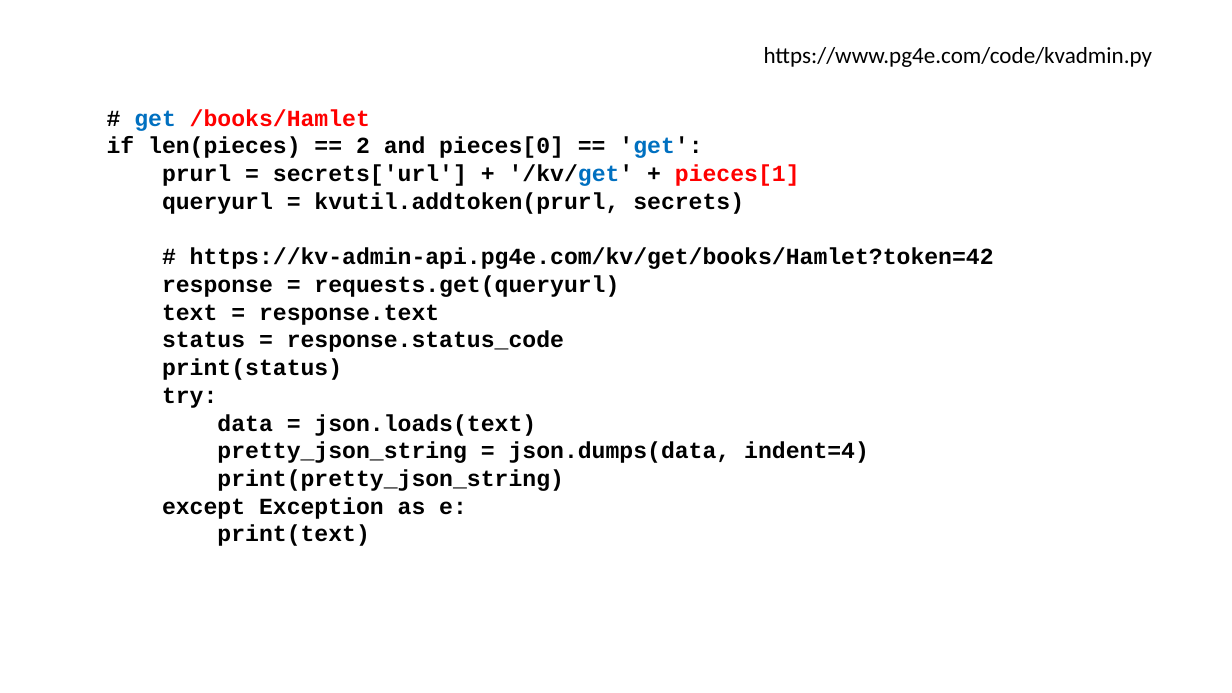
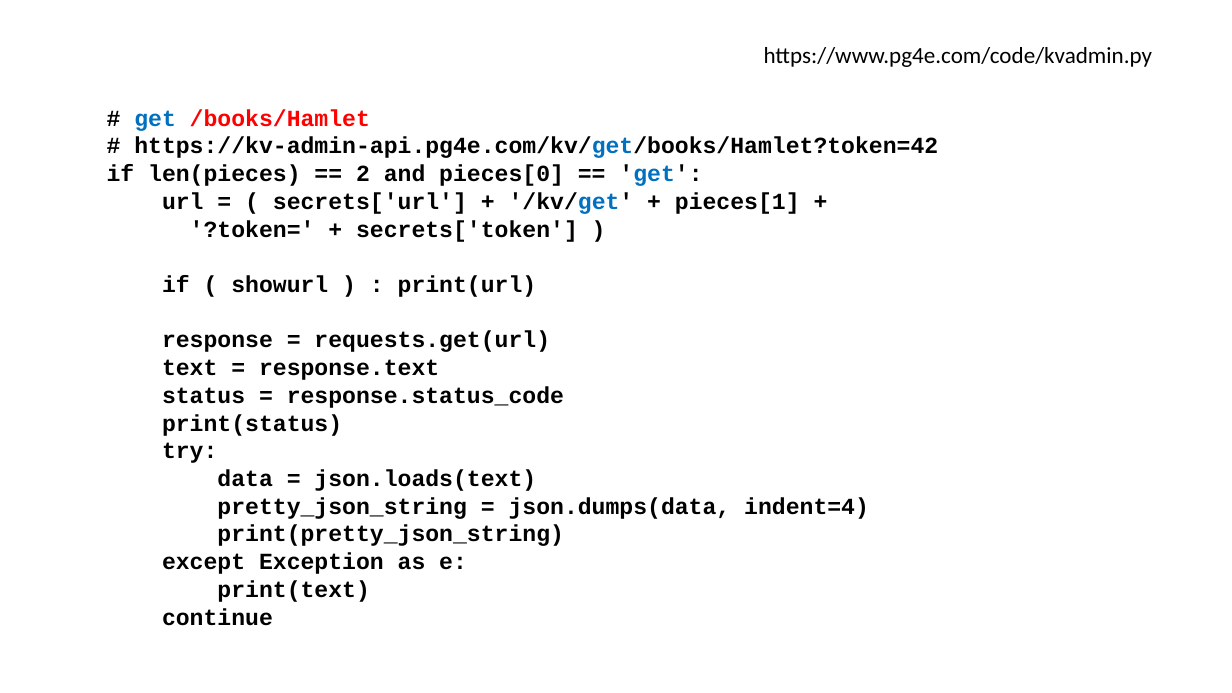
Before and after one commit to csev/pg4e, a slide deck: slide 41 of lectures/07-DenoKV.pptx (slide 40 before the commit). Drawn at 1232x693 pixels with LibreOffice and Linux fonts; fonts in the diff are those of the drawing. Boxes give left, top, right and bottom in pixels: in the first picture for what was removed or moved away, otherwise in the second. Text is boxed around its words. In the diff, an @@ line names an element or a change of style, - is before the commit and + after.

```diff
--- a/lectures/07-DenoKV.pptx
+++ b/lectures/07-DenoKV.pptx
@@ text at bbox=[134, 137, 938, 158]: paragraph added @@
+# https://kv-admin-api.pg4e.com/kv/get/books/Hamlet?token=42
@@ text at bbox=[162, 192, 800, 352]: text changed @@
-prurl = secrets['url'] + '/kv/get' + pieces[1]
-queryurl = kvutil.addtoken(prurl, secrets)
-# https://kv-admin-api.pg4e.com/kv/get/books/Hamlet?token=42
-response = requests.get(queryurl)
+url = ( secrets['url'] + '/kv/get' + pieces[1] +
+'?token=' + secrets['token'] )
+if ( showurl ) : print(url)
+response = requests.get(url)
@@ text at bbox=[162, 608, 273, 626]: paragraph added @@
+continue
```
Also in this commit, not shown: 9 other slides changed, 4 slides added, 5 slides removed, 1 other file.
